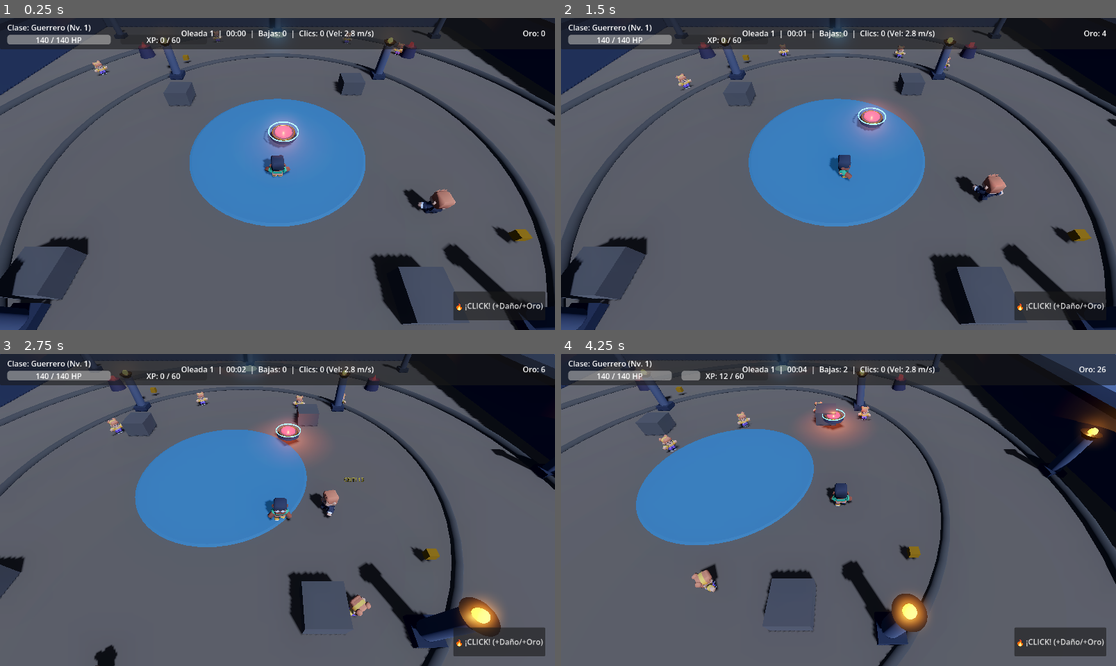
Above: before the commit, frames 1-4 (two rows, left to right).
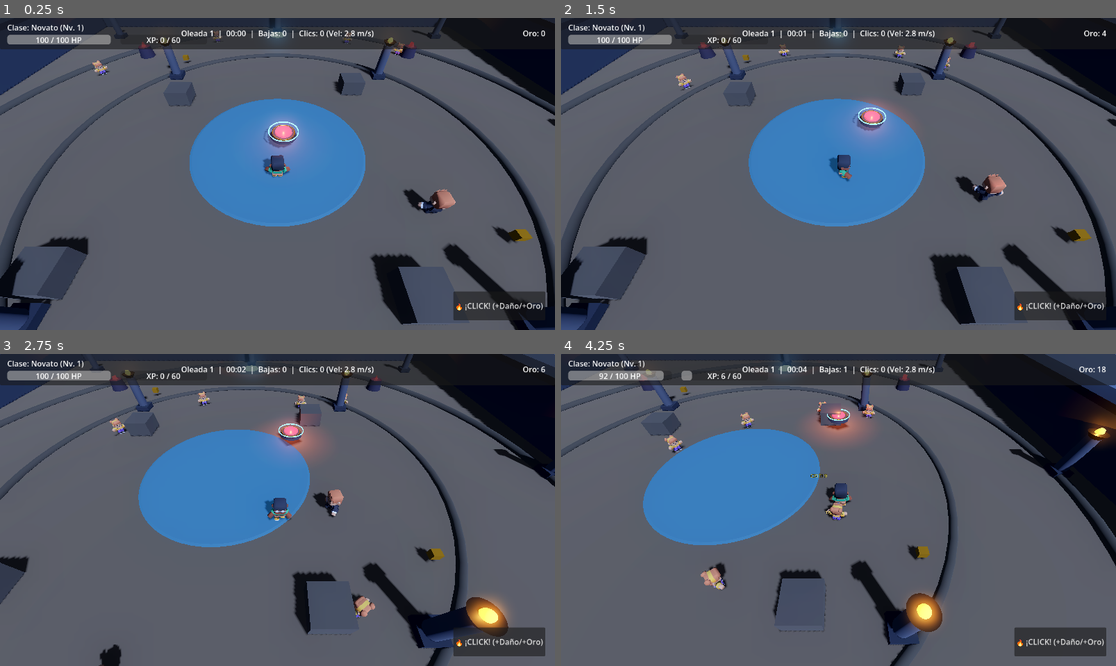
Above: after the commit, the same moments.

Repository: Project-Duplaa/Click-the-button-3D
Game: Godot game, scene res://main.tscn
Two runs of this game, one before a commit and one after it. Both use one fixed random seed, a clock stepped at 60 frames per second and the inputs below.
Inputs (mouse positions are in pixels of both pictures, inside the frame that each line leads up to):
- Up to frame 1 (0.25 s): no input
- Up to frame 2 (1.5 s): click "🔥 ¡CLICK! (+Daño/+Oro)" at 0.5 s; move the mouse to (960, 158) at 1.27 s; hold D (move_right) from 1.28 s (still down); hold Shift (correr) from 1.28 s (still down); click (960, 158) at 1.42 s
- Up to frame 3 (2.75 s): move the mouse to (166, 525) at 2.02 s; release D (move_right) at 2.03 s; release Shift (correr) at 2.03 s; hold S (move_down) from 2.03 s (still down); tap Shift (correr) at 2.1 s; click (166, 525) at 2.17 s
- Up to frame 4 (4.25 s): move the mouse to (894, 441) at 2.77 s; release S (move_down) at 2.78 s; hold D (move_right) 2.78-3.53 s; hold Shift (correr) 2.78-3.53 s; click (894, 441) at 2.92 s; move the mouse to (810, 572) at 3.52 s; hold W (move_up) from 3.53 s (still down); tap Shift (correr) at 3.6 s; click (810, 572) at 3.67 s

The runs differ from the first frame. In frame 1, 0.1% of the frame differs, in the area x 5-17%, y 2-9%; in frame 2, 0.3%; in frame 3, 6.7%; in frame 4, 11%, in the area x 0-100%, y 0-100%.

Commit message:
feat(fsm): implementar FSM de evolución de clases y metamorfosis 3D en tiempo real (Jhon Sebastian Amado)

Diff:
--- /dev/null
+++ b/evolucion_manager.gd
@@ -0,0 +1,267 @@
+class_name EvolucionManager
+extends Node
+
+## EvolucionManager (FSM de Evolución de Clases y Metamorfosis 3D)
+## Administra la transición de estados de clase del jugador y el intercambio de mallas 3D en tiempo real.
+
+enum EstadoFSM {
+	NOVATO,        # Clase base inicial
+	DISPONIBLE,    # Cumplió hito (Nivel 3 o 15 clics), listo para elegir
+	METAMORFOSIS,  # Modal activo / proceso de transformación
+	EVOLUCIONADO   # Clase definitiva seleccionada
+}
+
+signal metamorfosis_disponible()
+signal clase_evolucionada(nombre_clase: String, stats: Dictionary)
+signal malla_cambiada(nuevo_modelo: Node3D)
+
+const HITO_NIVEL: int = 3
+const HITO_CLICS: int = 15
+
+const MALLAS_CLASE = {
+	"Novato": "res://personaje/character-male-a.glb",
+	"Guerrero": "res://personaje/character-male-d.glb",
+	"Cazador": "res://personaje/character-female-e.glb",
+	"Mago": "res://personaje/character-female-b.glb"
+}
+
+const STATS_CLASE = {
+	"Novato": {
+		"nombre": "Novato",
+		"rol": "Aventurero Base",
+		"descripcion": "Combatiente novato que recién ingresa al Coliseo.",
+		"vida_maxima": 100.0,
+		"dano": 12.0,
+		"rango_ataque": 2.8,
+		"cadencia_ataque": 0.80,
+		"speed_caminar": 3.2,
+		"speed_correr": 5.5
+	},
+	"Guerrero": {
+		"nombre": "Guerrero",
+		"rol": "Tanque / Melee Colosal",
+		"descripcion": "Especialista en combate cuerpo a cuerpo y resistencia extrema.",
+		"vida_maxima": 160.0,
+		"dano": 22.0,
+		"rango_ataque": 3.0,
+		"cadencia_ataque": 0.70,
+		"speed_caminar": 3.2,
+		"speed_correr": 5.6
+	},
+	"Cazador": {
+		"nombre": "Cazador",
+		"rol": "Ranger / Ráfaga Veloz",
+		"descripcion": "Especialista en disparos continuos a distancia y evasión veloz.",
+		"vida_maxima": 100.0,
+		"dano": 14.0,
+		"rango_ataque": 7.5,
+		"cadencia_ataque": 0.45,
+		"speed_caminar": 3.8,
+		"speed_correr": 6.4
+	},
+	"Mago": {
+		"nombre": "Mago",
+		"rol": "Arcanista / Daño Mágico Masivo",
+		"descripcion": "Lanza proyectiles arcanos devastadores a media distancia.",
+		"vida_maxima": 85.0,
+		"dano": 28.0,
+		"rango_ataque": 5.5,
+		"cadencia_ataque": 0.90,
+		"speed_caminar": 3.3,
+		"speed_correr": 5.7
+	}
+}
+
+var estado_actual: EstadoFSM = EstadoFSM.NOVATO
+var total_clics_acumulados: int = 0
+var personaje_ref: CharacterBody3D = null
+var modal_instancia: Node = null
+
+func _ready():
+	process_mode = Node.PROCESS_MODE_ALWAYS
+	if get_parent() is CharacterBody3D:
+		configurar_con_personaje(get_parent() as CharacterBody3D)
+
+func configurar_con_personaje(personaje: CharacterBody3D):
+	personaje_ref = personaje
+	call_deferred("_vincular_eventos_externos")
+
+func _obtener_tree() -> SceneTree:
+	if is_inside_tree():
+		return get_tree()
+	return Engine.get_main_loop() as SceneTree
+
+func _vincular_eventos_externos():
+	var tree = _obtener_tree()
+	if tree == null:
+		return
+	var boton = tree.get_first_node_in_group("boton_movil")
+	if boton != null and boton.has_signal("click_presionado"):
+		if not boton.click_presionado.is_connected(_on_boton_movil_click):
+			boton.click_presionado.connect(_on_boton_movil_click)
+
+func _on_boton_movil_click(_total_clicks: int):
+	registrar_click()
+
+func registrar_click():
+	if estado_actual != EstadoFSM.NOVATO:
+		return
+	total_clics_acumulados += 1
+	_evaluar_hito_evolucion()
+
+func notificar_nivel(_nuevo_nivel: int):
+	if estado_actual != EstadoFSM.NOVATO:
+		return
+	_evaluar_hito_evolucion()
+
+func _evaluar_hito_evolucion():
+	if estado_actual != EstadoFSM.NOVATO:
+		return
+
+	var nivel_actual = personaje_ref.nivel if personaje_ref != null else 1
+	if nivel_actual >= HITO_NIVEL or total_clics_acumulados >= HITO_CLICS:
+		disparar_metamorfosis()
+
+func disparar_metamorfosis():
+	if estado_actual != EstadoFSM.NOVATO:
+		return
+
+	estado_actual = EstadoFSM.DISPONIBLE
+	emit_signal("metamorfosis_disponible")
+	print("⚡ [FSM Evolución] ¡Hito alcanzado! (Nivel %d, Clics %d). Metamorfosis disponible." % [
+		personaje_ref.nivel if personaje_ref != null else 1,
+		total_clics_acumulados
+	])
+	abrir_modal_evolucion()
+
+func abrir_modal_evolucion():
+	if modal_instancia != null and is_instance_valid(modal_instancia):
+		return
+
+	estado_actual = EstadoFSM.METAMORFOSIS
+	var escena_modal = load("res://modal_evolucion.tscn")
+	if escena_modal != null:
+		modal_instancia = escena_modal.instantiate()
+		var tree = _obtener_tree()
+		if tree != null and tree.root != null:
+			tree.root.add_child(modal_instancia)
+			if modal_instancia.has_signal("clase_seleccionada"):
+				modal_instancia.clase_seleccionada.connect(_on_clase_elegida_en_modal)
+			tree.paused = true
+	else:
+		push_error("No se encontró la escena res://modal_evolucion.tscn")
+
+func _on_clase_elegida_en_modal(nombre_clase: String):
+	if modal_instancia != null and is_instance_valid(modal_instancia):
+		modal_instancia.queue_free()
+		modal_instancia = null
+	var tree = _obtener_tree()
+	if tree != null:
+		tree.paused = false
+	evolucionar_a(nombre_clase)
+
+func evolucionar_a(nombre_clase: String):
+	if not STATS_CLASE.has(nombre_clase):
+		push_error("Clase desconocida para evolución: " + nombre_clase)
+		return
+
+	estado_actual = EstadoFSM.EVOLUCIONADO
+	var stats = STATS_CLASE[nombre_clase]
+
+	if personaje_ref != null:
+		# 1. Actualizar atributos
+		personaje_ref.clase = nombre_clase
+		personaje_ref.vida_maxima = stats["vida_maxima"]
+		personaje_ref.vida = stats["vida_maxima"] # Cura completa por metamorfosis
+		personaje_ref.dano = stats["dano"]
+		personaje_ref.rango_ataque = stats["rango_ataque"]
+		personaje_ref.cadencia_ataque = stats["cadencia_ataque"]
+		personaje_ref.speed_caminar = stats["speed_caminar"]
+		personaje_ref.speed_correr = stats["speed_correr"]
+
+		# 2. Intercambio de malla 3D en tiempo real
+		var ruta_malla = MALLAS_CLASE.get(nombre_clase, "")
+		if ruta_malla != "":
+			var nuevo_anim = cambiar_malla_3d(personaje_ref, ruta_malla)
+			if nuevo_anim != null:
+				personaje_ref.anim = nuevo_anim
+				personaje_ref.animar()
+
+		# 3. Disparo de feedback visual / popup
+		_emitir_feedback_metamorfosis(nombre_clase)
+
+		# 4. Notificar actualización de estadísticas
+		personaje_ref.emit_signal("stats_actualizadas",
+			personaje_ref.vida,
+			personaje_ref.vida_maxima,
+			personaje_ref.xp,
+			personaje_ref.xp_siguiente_nivel,
+			personaje_ref.nivel,
+			personaje_ref.oro,
+			personaje_ref.bajas
+		)
+
+	emit_signal("clase_evolucionada", nombre_clase, stats)
+	print("✨ [FSM Evolución] ¡Metamorfosis completada! Nueva clase activa: %s" % nombre_clase)
+
+func cambiar_malla_3d(personaje: CharacterBody3D, ruta_malla: String) -> AnimationPlayer:
+	if not ResourceLoader.exists(ruta_malla):
+		push_error("No se encontró recurso de malla: " + ruta_malla)
+		return null
+
+	var escena_glb = load(ruta_malla)
+	if escena_glb == null:
+		push_error("Fallo al instanciar modelo .glb: " + ruta_malla)
+		return null
+
+	var modelo_actual = personaje.get_node_or_null("Modelo")
+	var transform_base = Transform3D(Basis(Vector3(-2.6, 0.0, 0.0), Vector3(0.0, 2.6, 0.0), Vector3(0.0, 0.0, -2.6)), Vector3.ZERO)
+
+	if modelo_actual != null:
+		transform_base = modelo_actual.transform
+		modelo_actual.name = "Modelo_Antiguo"
+		modelo_actual.queue_free()
+
+	var nuevo_modelo = escena_glb.instantiate()
+	nuevo_modelo.name = "Modelo"
+	nuevo_modelo.transform = transform_base
+	personaje.add_child(nuevo_modelo)
+
+	var nuevo_anim = nuevo_modelo.get_node_or_null("AnimationPlayer") as AnimationPlayer
+	if nuevo_anim == null:
+		push_warning("El modelo nuevo %s no contiene nodo AnimationPlayer" % ruta_malla)
+
+	emit_signal("malla_cambiada", nuevo_modelo)
+	return nuevo_anim
+
+func _emitir_feedback_metamorfosis(nombre_clase: String):
+	if personaje_ref == null or not personaje_ref.is_inside_tree():
+		return
+
+	if personaje_ref.get_parent() != null:
+		var escena_num = load("res://damage_number_3d.tscn")
+		if escena_num != null:
+			var txt = escena_num.instantiate()
+			var pos = personaje_ref.global_position + Vector3(0, 2.4, 0)
+			personaje_ref.get_parent().add_child(txt)
+			txt.global_position = pos
+			if txt.has_method("iniciar"):
+				txt.iniciar(0.0, false, false)
+			var label = txt.get_node_or_null("SubViewport/Label") as Label
+			if label != null:
+				label.text = "¡EVOLUCIÓN A %s!" % nombre_clase.to_upper()
+				label.modulate = Color(1.0, 0.85, 0.1)
+
+	var luz = OmniLight3D.new()
+	luz.light_color = Color(1.0, 0.9, 0.4)
+	luz.light_energy = 3.5
+	luz.omni_range = 8.0
+	personaje_ref.add_child(luz)
+	luz.position = Vector3(0, 1.2, 0)
+
+	var tween = personaje_ref.create_tween()
+	if tween != null:
+		tween.tween_property(luz, "light_energy", 0.0, 0.65)
+		tween.tween_callback(luz.queue_free)
+	else:
+		luz.queue_free()
--- /dev/null
+++ b/modal_evolucion.gd
@@ -0,0 +1,18 @@
+extends CanvasLayer
+
+signal clase_seleccionada(nombre_clase: String)
+
+@onready var btn_guerrero: Button = $Control/Panel/Margin/VBox/HBoxCartas/CardGuerrero/BtnElegirGuerrero
+@onready var btn_cazador: Button = $Control/Panel/Margin/VBox/HBoxCartas/CardCazador/BtnElegirCazador
+@onready var btn_mago: Button = $Control/Panel/Margin/VBox/HBoxCartas/CardMago/BtnElegirMago
+
+func _ready():
+	process_mode = Node.PROCESS_MODE_ALWAYS
+	layer = 20 # Por encima de cualquier interfaz normal
+
+	btn_guerrero.pressed.connect(func(): _on_seleccionar("Guerrero"))
+	btn_cazador.pressed.connect(func(): _on_seleccionar("Cazador"))
+	btn_mago.pressed.connect(func(): _on_seleccionar("Mago"))
+
+func _on_seleccionar(clase: String):
+	emit_signal("clase_seleccionada", clase)
--- /dev/null
+++ b/modal_evolucion.tscn
@@ -0,0 +1,244 @@
+[gd_scene load_steps=2 format=3 uid="uid://bevolucionmodal3d"]
+
+[ext_resource type="Script" path="res://modal_evolucion.gd" id="1_modal"]
+
+[node name="ModalEvolucion" type="CanvasLayer"]
+process_mode = 3
+layer = 25
+script = ExtResource("1_modal")
+
+[node name="Control" type="Control" parent="."]
+layout_mode = 3
+anchors_preset = 15
+anchor_right = 1.0
+anchor_bottom = 1.0
+grow_horizontal = 2
+grow_vertical = 2
+
+[node name="FondoOscuro" type="ColorRect" parent="Control"]
+layout_mode = 1
+anchors_preset = 15
+anchor_right = 1.0
+anchor_bottom = 1.0
+grow_horizontal = 2
+grow_vertical = 2
+color = Color(0.04, 0.05, 0.08, 0.78)
+
+[node name="Panel" type="Panel" parent="Control"]
+layout_mode = 1
+anchors_preset = 8
+anchor_left = 0.5
+anchor_top = 0.5
+anchor_right = 0.5
+anchor_bottom = 0.5
+offset_left = -440.0
+offset_top = -230.0
+offset_right = 440.0
+offset_bottom = 230.0
+grow_horizontal = 2
+grow_vertical = 2
+
+[node name="Margin" type="MarginContainer" parent="Control/Panel"]
+layout_mode = 1
+anchors_preset = 15
+anchor_right = 1.0
+anchor_bottom = 1.0
+grow_horizontal = 2
+grow_vertical = 2
+theme_override_constants/margin_left = 20
+theme_override_constants/margin_top = 20
+theme_override_constants/margin_right = 20
+theme_override_constants/margin_bottom = 20
+
+[node name="VBox" type="VBoxContainer" parent="Control/Panel/Margin"]
+layout_mode = 2
+theme_override_constants/separation = 15
+
+[node name="Titulo" type="Label" parent="Control/Panel/Margin/VBox"]
+layout_mode = 2
+theme_override_font_sizes/font_size = 22
+text = "⚡ ¡HITO DE EVOLUCIÓN ALCANZADO! ⚡"
+horizontal_alignment = 1
+
+[node name="Subtitulo" type="Label" parent="Control/Panel/Margin/VBox"]
+layout_mode = 2
+theme_override_colors/font_color = Color(0.85, 0.85, 0.85, 1)
+theme_override_font_sizes/font_size = 14
+text = "Has superado el rango de Novato. Selecciona tu metamorfosis y estilo de combate:"
+horizontal_alignment = 1
+
+[node name="HBoxCartas" type="HBoxContainer" parent="Control/Panel/Margin/VBox"]
+layout_mode = 2
+size_flags_vertical = 3
+theme_override_constants/separation = 16
+
+[node name="CardGuerrero" type="Panel" parent="Control/Panel/Margin/VBox/HBoxCartas"]
+layout_mode = 2
+size_flags_horizontal = 3
+
+[node name="VBox" type="VBoxContainer" parent="Control/Panel/Margin/VBox/HBoxCartas/CardGuerrero"]
+layout_mode = 1
+anchors_preset = 15
+anchor_right = 1.0
+anchor_bottom = 1.0
+offset_left = 12.0
+offset_top = 12.0
+offset_right = -12.0
+offset_bottom = -12.0
+grow_horizontal = 2
+grow_vertical = 2
+theme_override_constants/separation = 8
+
+[node name="Nombre" type="Label" parent="Control/Panel/Margin/VBox/HBoxCartas/CardGuerrero/VBox"]
+layout_mode = 2
+theme_override_colors/font_color = Color(1, 0.45, 0.35, 1)
+theme_override_font_sizes/font_size = 18
+text = "⚔️ GUERRERO"
+horizontal_alignment = 1
+
+[node name="Rol" type="Label" parent="Control/Panel/Margin/VBox/HBoxCartas/CardGuerrero/VBox"]
+layout_mode = 2
+theme_override_colors/font_color = Color(0.75, 0.75, 0.75, 1)
+theme_override_font_sizes/font_size = 12
+text = "Tanque / Melee Colosal"
+horizontal_alignment = 1
+
+[node name="Desc" type="Label" parent="Control/Panel/Margin/VBox/HBoxCartas/CardGuerrero/VBox"]
+layout_mode = 2
+size_flags_vertical = 3
+theme_override_font_sizes/font_size = 12
+text = "• Salud: 160 HP (+60%)
+• Daño Melee: 22 (+83%)
+• Rango: 3.0 m
+• Cadencia: 0.70 s
+• Arma: Espada Kenney
+• Corte 360° y Bloqueo"
+autowrap_mode = 2
+
+[node name="BtnElegirGuerrero" type="Button" parent="Control/Panel/Margin/VBox/HBoxCartas/CardGuerrero"]
+layout_mode = 1
+anchors_preset = 12
+anchor_top = 1.0
+anchor_right = 1.0
+anchor_bottom = 1.0
+offset_left = 12.0
+offset_top = -45.0
+offset_right = -12.0
+offset_bottom = -12.0
+grow_horizontal = 2
+grow_vertical = 0
+text = "Evolucionar a Guerrero"
+
+[node name="CardCazador" type="Panel" parent="Control/Panel/Margin/VBox/HBoxCartas"]
+layout_mode = 2
+size_flags_horizontal = 3
+
+[node name="VBox" type="VBoxContainer" parent="Control/Panel/Margin/VBox/HBoxCartas/CardCazador"]
+layout_mode = 1
+anchors_preset = 15
+anchor_right = 1.0
+anchor_bottom = 1.0
+offset_left = 12.0
+offset_top = 12.0
+offset_right = -12.0
+offset_bottom = -12.0
+grow_horizontal = 2
+grow_vertical = 2
+theme_override_constants/separation = 8
+
+[node name="Nombre" type="Label" parent="Control/Panel/Margin/VBox/HBoxCartas/CardCazador/VBox"]
+layout_mode = 2
+theme_override_colors/font_color = Color(0.4, 0.95, 0.5, 1)
+theme_override_font_sizes/font_size = 18
+text = "🏹 CAZADOR"
+horizontal_alignment = 1
+
+[node name="Rol" type="Label" parent="Control/Panel/Margin/VBox/HBoxCartas/CardCazador/VBox"]
+layout_mode = 2
+theme_override_colors/font_color = Color(0.75, 0.75, 0.75, 1)
+theme_override_font_sizes/font_size = 12
+text = "Ranger / Ráfaga Veloz"
+horizontal_alignment = 1
+
+[node name="Desc" type="Label" parent="Control/Panel/Margin/VBox/HBoxCartas/CardCazador/VBox"]
+layout_mode = 2
+size_flags_vertical = 3
+theme_override_font_sizes/font_size = 12
+text = "• Salud: 100 HP
+• Daño: 14 (+16%)
+• Rango: 7.5 m (Largo)
+• Cadencia: 0.45 s (Ametralladora)
+• Vel. Carrera: 6.4 m/s
+• Flechas a distancia"
+autowrap_mode = 2
+
+[node name="BtnElegirCazador" type="Button" parent="Control/Panel/Margin/VBox/HBoxCartas/CardCazador"]
+layout_mode = 1
+anchors_preset = 12
+anchor_top = 1.0
+anchor_right = 1.0
+anchor_bottom = 1.0
+offset_left = 12.0
+offset_top = -45.0
+offset_right = -12.0
+offset_bottom = -12.0
+grow_horizontal = 2
+grow_vertical = 0
+text = "Evolucionar a Cazador"
+
+[node name="CardMago" type="Panel" parent="Control/Panel/Margin/VBox/HBoxCartas"]
+layout_mode = 2
+size_flags_horizontal = 3
+
+[node name="VBox" type="VBoxContainer" parent="Control/Panel/Margin/VBox/HBoxCartas/CardMago"]
+layout_mode = 1
+anchors_preset = 15
+anchor_right = 1.0
+anchor_bottom = 1.0
+offset_left = 12.0
+offset_top = 12.0
+offset_right = -12.0
+offset_bottom = -12.0
+grow_horizontal = 2
+grow_vertical = 2
+theme_override_constants/separation = 8
+
+[node name="Nombre" type="Label" parent="Control/Panel/Margin/VBox/HBoxCartas/CardMago/VBox"]
+layout_mode = 2
+theme_override_colors/font_color = Color(0.55, 0.7, 1.0, 1)
+theme_override_font_sizes/font_size = 18
+text = "🔮 MAGO"
+horizontal_alignment = 1
+
+[node name="Rol" type="Label" parent="Control/Panel/Margin/VBox/HBoxCartas/CardMago/VBox"]
+layout_mode = 2
+theme_override_colors/font_color = Color(0.75, 0.75, 0.75, 1)
+theme_override_font_sizes/font_size = 12
+text = "Arcanista / Alto Impacto"
+horizontal_alignment = 1
+
+[node name="Desc" type="Label" parent="Control/Panel/Margin/VBox/HBoxCartas/CardMago/VBox"]
+layout_mode = 2
+size_flags_vertical = 3
+theme_override_font_sizes/font_size = 12
+text = "• Salud: 85 HP
+• Daño Mágico: 28 (+133%)
+• Rango: 5.5 m
+• Cadencia: 0.90 s
+• Proyectiles arcanos
+• Cañón de cristal"
+autowrap_mode = 2
+
+[node name="BtnElegirMago" type="Button" parent="Control/Panel/Margin/VBox/HBoxCartas/CardMago"]
+layout_mode = 1
+anchors_preset = 12
+anchor_top = 1.0
+anchor_right = 1.0
+anchor_bottom = 1.0
+offset_left = 12.0
+offset_top = -45.0
+offset_right = -12.0
+offset_bottom = -12.0
+grow_horizontal = 2
+grow_vertical = 0
+text = "Evolucionar a Mago"
--- a/personaje.gd
+++ b/personaje.gd
@@ -1,6 +1,7 @@
 extends CharacterBody3D
 
 const AudioManager = preload("res://audio_manager.gd")
+const EvolucionManager = preload("res://evolucion_manager.gd")
 
 enum Estado { QUIETO, CAMINAR, CORRER, AIRE }
 const RUIDO = [0.0, 2.5, 6.5, 0.0]
@@ -15,18 +16,20 @@
 @onready var anim = $Modelo/AnimationPlayer
 
 # Estadísticas RPG / Autobattler
-var clase: String = "Guerrero"
-var vida_maxima: float = 120.0
-var vida: float = 120.0
-var dano: float = 15.0
-var rango_ataque: float = 3.0
-var cadencia_ataque: float = 0.8
+var clase: String = "Novato"
+var vida_maxima: float = 100.0
+var vida: float = 100.0
+var dano: float = 12.0
+var rango_ataque: float = 2.8
+var cadencia_ataque: float = 0.80
 var oro: int = 0
 var xp: int = 0
 var xp_siguiente_nivel: int = 60
 var nivel: int = 1
 var bajas: int = 0
 
+var evolucion_manager: EvolucionManager = null
+
 var _reloj_ataque: float = 0.0
 var _reloj_anim_accion: float = 0.0
 
@@ -40,9 +43,21 @@
 
 func _ready():
 	add_to_group("jugador")
-	if camara == null:
+	if camara == null and get_viewport() != null:
 		camara = get_viewport().get_camera_3d()
-	aplicar_clase("Guerrero")
+
+	if anim == null and has_node("Modelo/AnimationPlayer"):
+		anim = $Modelo/AnimationPlayer
+
+	if has_node("EvolucionManager"):
+		evolucion_manager = $EvolucionManager
+	else:
+		evolucion_manager = EvolucionManager.new()
+		evolucion_manager.name = "EvolucionManager"
+		add_child(evolucion_manager)
+
+	evolucion_manager.configurar_con_personaje(self)
+	aplicar_clase("Novato")
 	emit_signal("stats_actualizadas", vida, vida_maxima, xp, xp_siguiente_nivel, nivel, oro, bajas)
 
 func _unhandled_input(event):
@@ -101,6 +116,8 @@
 				_reloj_ataque = cadencia_ataque
 
 func _obtener_enemigo_cercano() -> Node3D:
+	if not is_inside_tree() or get_tree() == null:
+		return null
 	var enemigos = get_tree().get_nodes_in_group("enemigos")
 	var mas_cercano: Node3D = null
 	var menor_dist = 9999.0
@@ -113,7 +130,7 @@
 	return mas_cercano
 
 func _ejecutar_ataque(enemigo: Node3D):
-	if clase == "Guerrero":
+	if clase == "Novato" or clase == "Guerrero":
 		# Corte melee directo
 		accion = "attack-melee-right"
 		_reloj_anim_accion = 0.35
@@ -157,6 +174,8 @@
 	# Bono incremental de click
 	oro += 1
 	recoger_drop(0, 1) # +1 XP por click
+	if evolucion_manager != null:
+		evolucion_manager.registrar_click()
 
 func recibir_dano(cantidad: float):
 	vida = maxf(vida - cantidad, 0.0)
@@ -197,32 +216,45 @@
 	xp_siguiente_nivel = int(xp_siguiente_nivel * 1.55)
 	vida = minf(vida + 30.0, vida_maxima) # Cura parcial +30 HP para mayor tension de supervivencia
 	emit_signal("nivel_subido", nivel)
+	if evolucion_manager != null:
+		evolucion_manager.notificar_nivel(nivel)
 	emit_signal("stats_actualizadas", vida, vida_maxima, xp, xp_siguiente_nivel, nivel, oro, bajas)
 
 func aplicar_clase(nombre: String):
 	clase = nombre
 	match nombre:
+		"Novato":
+			vida_maxima = 100.0
+			vida = 100.0
+			dano = 12.0
+			rango_ataque = 2.8
+			cadencia_ataque = 0.80
+			speed_caminar = 3.2
+			speed_correr = 5.5
 		"Guerrero":
-			vida_maxima = 140.0
-			vida = 140.0
-			dano = 18.0
-			rango_ataque = 2.8
-			cadencia_ataque = 0.75
+			vida_maxima = 160.0
+			vida = 160.0
+			dano = 22.0
+			rango_ataque = 3.0
+			cadencia_ataque = 0.70
 			speed_caminar = 3.2
+			speed_correr = 5.6
 		"Cazador":
-			vida_maxima = 90.0
-			vida = 90.0
+			vida_maxima = 100.0
+			vida = 100.0
 			dano = 14.0
-			rango_ataque = 7.0
-			cadencia_ataque = 0.60
+			rango_ataque = 7.5
+			cadencia_ataque = 0.45
 			speed_caminar = 3.8
+			speed_correr = 6.4
 		"Mago":
-			vida_maxima = 80.0
-			vida = 80.0
-			dano = 24.0
+			vida_maxima = 85.0
+			vida = 85.0
+			dano = 28.0
 			rango_ataque = 5.5
-			cadencia_ataque = 0.95
+			cadencia_ataque = 0.90
 			speed_caminar = 3.3
+			speed_correr = 5.7
 	emit_signal("stats_actualizadas", vida, vida_maxima, xp, xp_siguiente_nivel, nivel, oro, bajas)
 
 func aplicar_mejora(tipo_mejora: String):
